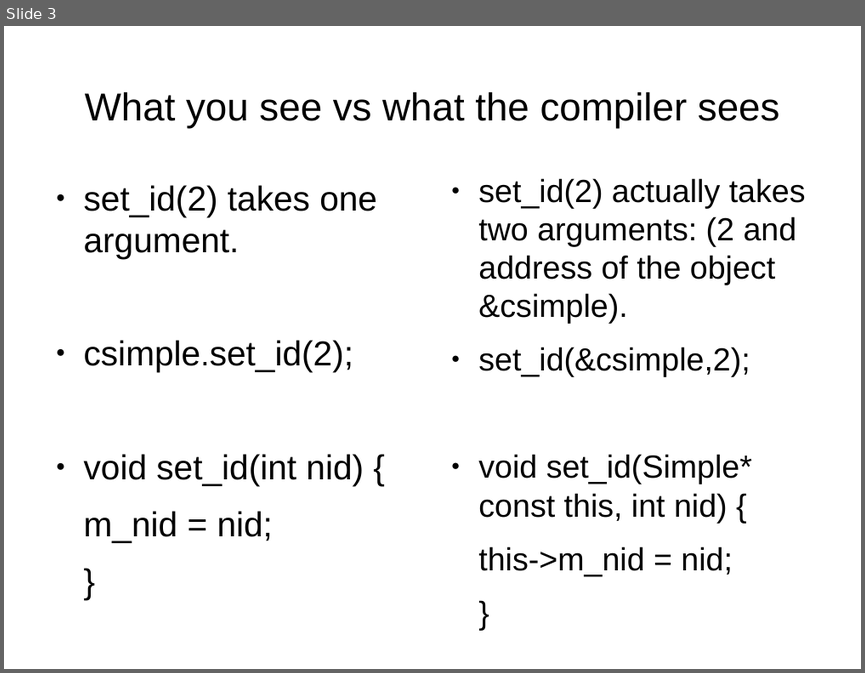
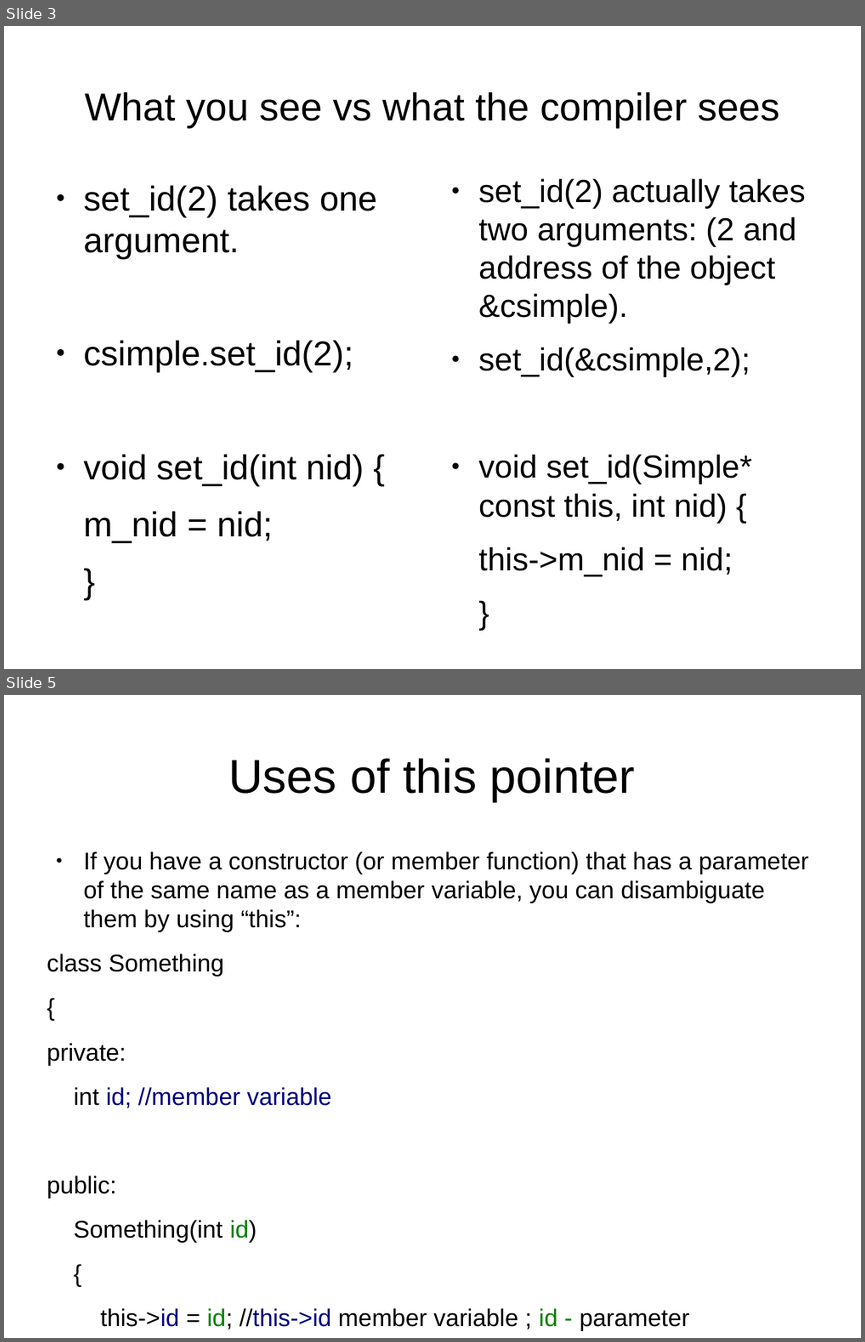
Before and after one commit to kks32/cpp-software-development, a slide deck: Ex8_Pointers_III/Ex8_Pointers-III.odp. Shown one above the other, each under a label of ours: slide 3 before the commit, slides 3 and 5 after it; the slides between them are not shown. The pictures are 865x673 and 865x1342 pixels, drawn with LibreOffice and Linux fonts; fonts in the diff are those of the drawing. Boxes give left, top, right and bottom in pixels: in the first picture for what was removed or moved away, otherwise in the second. Text is boxed around its words. In the diff, an @@ line names an element or a change of style, - is before the commit and + after.

```diff
--- a/Ex8_Pointers_III/Ex8_Pointers-III.odp
+++ b/Ex8_Pointers_III/Ex8_Pointers-III.odp
@@ slide 5 added at (4,695,861,1338), background #FFFFFF @@
@@ title added at (229,758,636,801), 44 pt, text #000000 @@
+Uses of this pointer
@@ text added at (46,851,809,1331), 22.4 pt, text #000000 @@
+● If you have a constructor (or member function) that has a parameter of the same name as a member variable, you can disambiguate them by using “this”:
+class Something
+{
+private:
+int id; //member variable
+public:
+Something(int id)
+{
+this->id = id; //this->id member variable ; id - parameter
+}
+};
```
Also in this commit, not shown: 1 slide changed, 3 other slides added, 1 other file.
